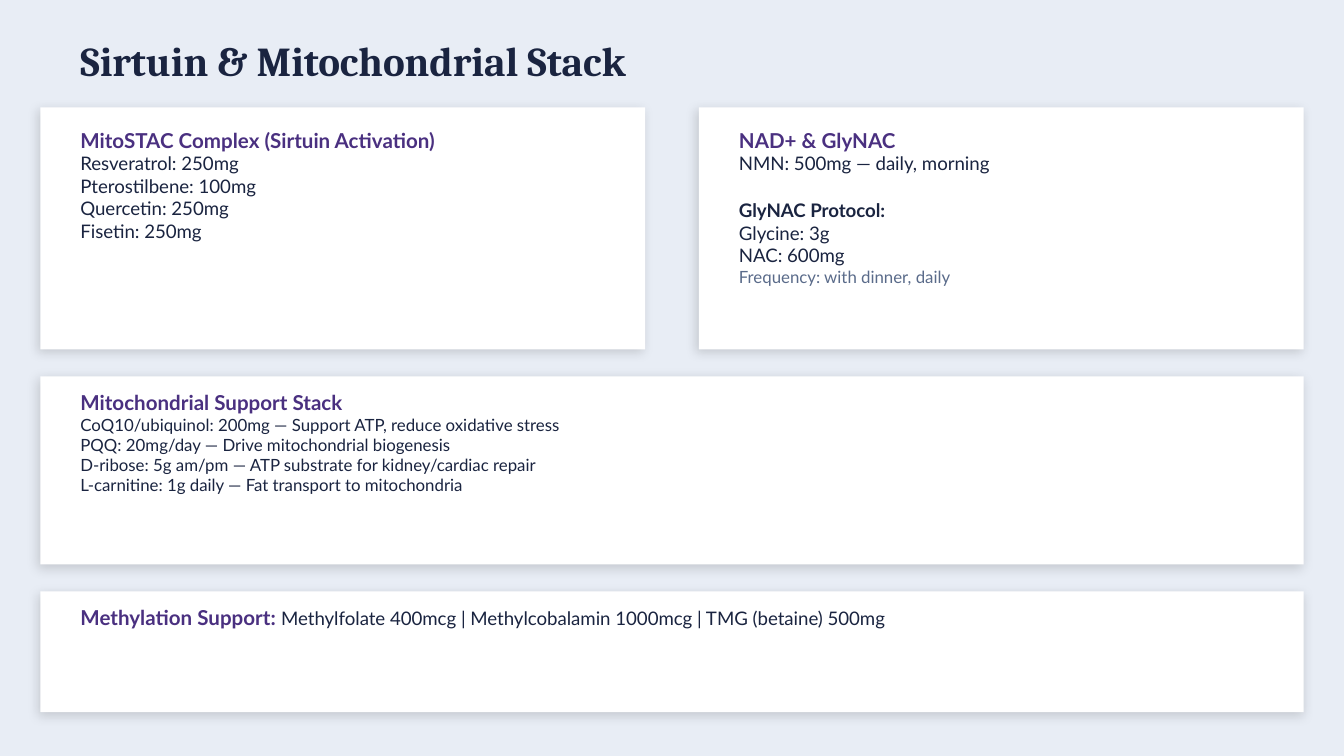
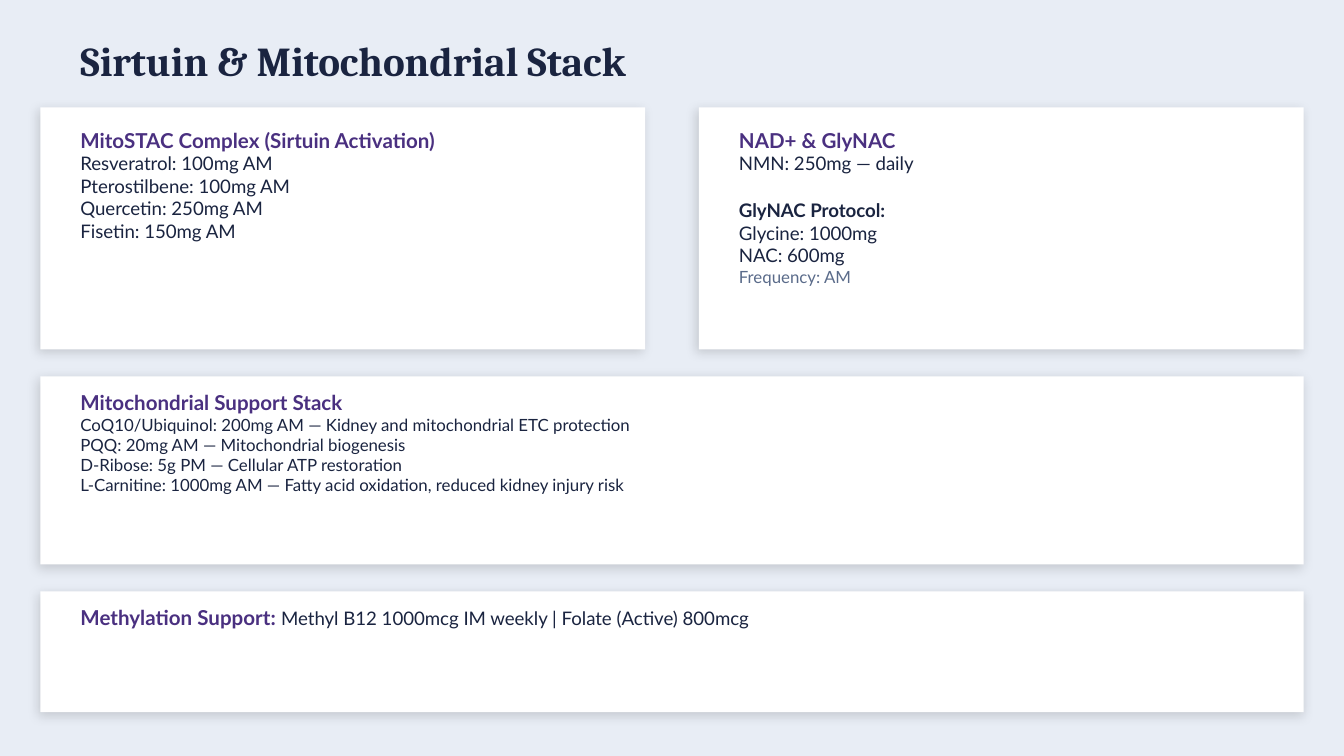
Before and after one commit to bfiveash22/ALLIO-ON-REPLIT, a slide deck: slide 23 of artifacts/api-server/generated-protocols/Crop_Duster_80M_Protocol_Presentation.pptx (slide 22 before the commit). Drawn at 1344x756 pixels with LibreOffice and Linux fonts; fonts in the diff are those of the drawing. Boxes give left, top, right and bottom in pixels: in the first picture for what was removed or moved away, otherwise in the second. Text is boxed around its words. In the diff, an @@ line names an element or a change of style, - is before the commit and + after.

```diff
--- a/artifacts/api-server/generated-protocols/Crop_Duster_80M_Protocol_Presentation.pptx
+++ b/artifacts/api-server/generated-protocols/Crop_Duster_80M_Protocol_Presentation.pptx
@@ text at [80, 156, 290, 242]: text changed @@
-Resveratrol: 250mg
-Pterostilbene: 100mg
-Quercetin: 250mg
-Fisetin: 250mg
+Resveratrol: 100mg AM
+Pterostilbene: 100mg AM
+Quercetin: 250mg AM
+Fisetin: 150mg AM
@@ text at [739, 156, 914, 174]: text changed @@
-NMN: 500mg — daily, morning
+NMN: 250mg — daily
@@ text at [739, 226, 877, 244]: text changed @@
-Glycine: 3g
+Glycine: 1000mg
@@ text at [739, 271, 851, 286]: text changed @@
-Frequency: with dinner, daily
+Frequency: AM
@@ text at [80, 418, 630, 494]: text changed @@
-CoQ10/ubiquinol: 200mg — Support ATP, reduce oxidative stress
-PQQ: 20mg/day — Drive mitochondrial biogenesis
-D-ribose: 5g am/pm — ATP substrate for kidney/cardiac repair
-L-carnitine: 1g daily — Fat transport to mitochondria
+CoQ10/Ubiquinol: 200mg AM — Kidney and mitochondrial ETC protection
+PQQ: 20mg AM — Mitochondrial biogenesis
+D-Ribose: 5g PM — Cellular ATP restoration
+L-Carnitine: 1000mg AM — Fatty acid oxidation, reduced kidney injury risk
@@ text at [80, 609, 749, 629]: text changed @@
-Methylation Support: Methylfolate 400mcg | Methylcobalamin 1000mcg | TMG (betaine) 500mg
+Methylation Support: Methyl B12 1000mcg IM weekly | Folate (Active) 800mcg
```
Also in this commit, not shown: 5 other slides changed, 26 slides added, 25 slides removed, 10 other files.
